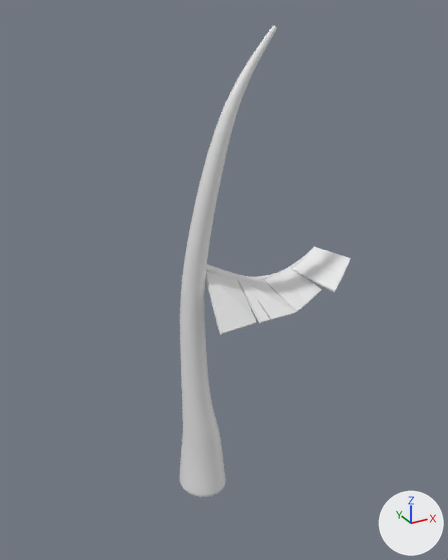
The Blender file AvA2/Assets/3DAssets/Trees/Trees.blend: old version first, new version second.
One viewpoint serves both versions: a 50 mm camera at (-7.55, -14.32, 14.52) aimed at (0.32, 0.0, 7.36). Every picture has the same lights, and +X, +Y and +Z are marked at lower right.

The scene before the commit, as lines of its bpy script (objects in view):
```python
ob_cube = bpy.data.objects.new('Cube', me_cube_001)
ob_cube.location = (0.33, -0.17, 6.82)
ob_cube.rotation_euler = (0.673, 0.332, 0.0947)  # degrees (39, 19, 5.4)
ob_cube.scale = (0.539, 1.0, 0.0508)
ob_cube_001 = bpy.data.objects.new('Cube.001', me_cube_002)
ob_cube_001.location = (1.4, -0.17, 6.43)
ob_cube_001.rotation_euler = (0.673, 0.332, 0.0947)  # degrees (39, 19, 5.4)
ob_cube_001.scale = (0.539, 1.0, 0.0508)
ob_cube_002 = bpy.data.objects.new('Cube.002', me_cube_004)
ob_cube_002.location = (2.58, 0.12, 6.6)
ob_cube_002.rotation_euler = (0.48, -0.184, -0.0411)  # degrees (28, -11, -2.4)
ob_cube_002.scale = (0.519, 0.635, 0.0374)
ob_cube_003 = bpy.data.objects.new('Cube.003', me_cube_005)
ob_cube_003.location = (3.69, 0.1, 7.01)
ob_cube_003.rotation_euler = (0.412, -0.574, 0.0602)  # degrees (24, -33, 3.4)
ob_cube_003.scale = (0.519, 0.635, 0.0374)
ob_cylinder = bpy.data.objects.new('Cylinder', me_cylinder)
ob_cylinder.location = (0.0, 0.0, 1.0)
ob_cylinder.scale = (0.462, 0.462, 1.0)
ob_cylinder_001 = bpy.data.objects.new('Cylinder.001', me_cylinder_002)
ob_cylinder_001.location = (2.39, 0.51, 7.03)
ob_cylinder_001.rotation_euler = (-0.00453, 1.899, -0.00495)  # degrees (-0.3, 109, -0.3)
ob_cylinder_001.scale = (0.0848, 0.0848, 2.81)
```
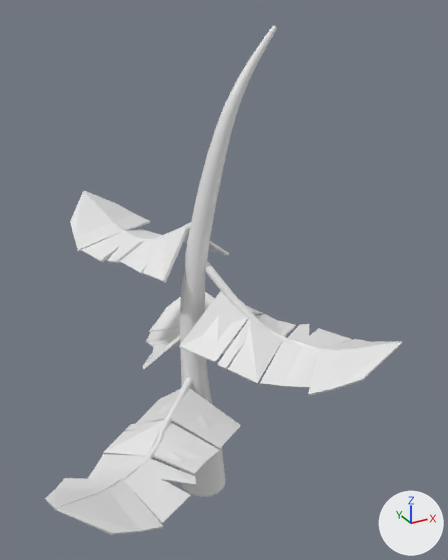
The change, as a diff of the scene's bpy script:
```diff
--- a/AvA2/Assets/3DAssets/Trees/Trees.blend.py
+++ b/AvA2/Assets/3DAssets/Trees/Trees.blend.py
@@ me_cube_002 @@
 # used by ob_cube_001; location = (1.4, -0.17, 6.43); rotation_euler = (0.673, 0.332, 0.0947), in degrees (39, 19, 5.4); scale = (0.539, 1.0, 0.0508)
-me_cube_002.from_pydata(...)  # 14 vertices, 9 faces; spans x -1.0..1.3, y -0.8..0.9, z -1.6..13.7
+me_cube_002.from_pydata(...)  # 382 vertices, 328 faces, 1 loose edge; spans x -2.7..2.8, y -0.8..2.6, z -0.6..1.4
+# me_cube_002 part 1: 14 vertices removed from x -1.0..1.3, y -0.8..0.9, z -1.6..13.7; 382 vertices added at x -2.7..2.8, y -0.8..2.6, z -0.6..1.4
@@ me_cube_004 @@
 # used by ob_cube_002; location = (2.58, 0.12, 6.6); rotation_euler = (0.48, -0.184, -0.0411), in degrees (28, -11, -2.4); scale = (0.519, 0.635, 0.0374)
-me_cube_004.from_pydata(...)  # 12 vertices, 10 faces; spans x -0.99..1.75, y -1.72..0.96, z -2.79..8.8
+me_cube_004.from_pydata(...)  # 382 vertices, 328 faces, 1 loose edge; spans x -2.68..2.85, y -0.84..2.56, z -0.56..1.4
+# me_cube_004 part 2: 12 vertices removed from x -0.99..1.75, y -1.72..0.96, z -2.79..8.8; 382 vertices added at x -2.68..2.85, y -0.84..2.56, z -0.56..1.4
@@ me_cube_005 @@
 # used by ob_cube_003; location = (3.69, 0.1, 7.01); rotation_euler = (0.412, -0.574, 0.0602), in degrees (24, -33, 3.4); scale = (0.519, 0.635, 0.0374)
-me_cube_005.from_pydata(...)  # 12 vertices, 10 faces; spans x -0.99..1.75, y -1.72..0.96, z -2.79..8.8
+me_cube_005.from_pydata(...)  # 382 vertices, 328 faces, 1 loose edge; spans x -2.43..3.1, y -1.74..1.66, z -1.0..0.96
+# me_cube_005 part 3: 12 vertices removed from x -0.99..1.75, y -1.72..0.96, z -2.79..8.8; 382 vertices added at x -2.43..3.1, y -1.74..1.66, z -1.0..0.96
@@ ob_cylinder_001 @@
-ob_cylinder_001 = bpy.data.objects.new('Cylinder.001', me_cylinder_002)
@@ ob_cube @@
-ob_cube = bpy.data.objects.new('Cube', me_cube_001)
@@ ob_cube_001 @@
 ob_cube_001 = bpy.data.objects.new('Cube.001', me_cube_002)
-ob_cube_001.location = (1.4, -0.17, 6.43)
-ob_cube_001.rotation_euler = (0.673, 0.332, 0.0947)  # degrees (39, 19, 5.4)
-ob_cube_001.scale = (0.539, 1.0, 0.0508)
+ob_cube_001.location = (-2.35, -1.85, 2.9)
+ob_cube_001.rotation_euler = (0.0114, 0.134, -2.625)  # degrees (0.7, 7.7, -150)
+ob_cube_001.scale = (1.1, -1.0, 1.0)
@@ ob_cube_002 @@
 ob_cube_002 = bpy.data.objects.new('Cube.002', me_cube_004)
-ob_cube_002.location = (2.58, 0.12, 6.6)
-ob_cube_002.rotation_euler = (0.48, -0.184, -0.0411)  # degrees (28, -11, -2.4)
-ob_cube_002.scale = (0.519, 0.635, 0.0374)
+ob_cube_002.location = (-0.19, 2.97, 4.18)
+ob_cube_002.rotation_euler = (-0.0265, 0.278, -5.207)  # degrees (-1.5, 16, -298)
+ob_cube_002.scale = (1.0, -1.0, 1.0)
@@ ob_cube_003 @@
 ob_cube_003 = bpy.data.objects.new('Cube.003', me_cube_005)
-ob_cube_003.location = (3.69, 0.1, 7.01)
-ob_cube_003.rotation_euler = (0.412, -0.574, 0.0602)  # degrees (24, -33, 3.4)
-ob_cube_003.scale = (0.519, 0.635, 0.0374)
+ob_cube_003.location = (-1.02, 2.43, 8.36)
+ob_cube_003.rotation_euler = (-0.0543, 0.0357, -4.347)  # degrees (-3.1, 2, -249)
+ob_cube_003.scale = (0.892, -0.892, 0.892)
@@ ob_cube_005 @@
+ob_cube_005 = bpy.data.objects.new('Cube.005', me_cube_006)  # 382 vertices, 328 faces, 1 loose edge; spans x -3.17..2.85, y -0.84..2.56, z -0.56..1.49
+ob_cube_005.location = (1.96, -1.63, 6.05)
+ob_cube_005.rotation_euler = (-0.0226, 0.169, -1.042)  # degrees (-1.3, 9.7, -60)
+ob_cube_005.scale = (1.0, -1.0, 1.0)
```

Boxes [x1, y1, x2, y2] around the edits, measured in the pictures (448 x 560 px):
'Cube.001', reshaped, moved, turned, rescaled
    before: [237, 278, 296, 323]
    after: [45, 378, 241, 535]
'Cube.005', added
    after: [179, 261, 403, 396]
'Cube.003', reshaped, moved, turned, rescaled
    before: [292, 247, 351, 292]
    after: [70, 190, 229, 283]
'Cube.002', reshaped, moved, turned, rescaled
    before: [264, 268, 322, 312]
    after: [142, 292, 242, 369]
'Cube', deleted
    before: [206, 272, 256, 335]
'Cylinder.001', deleted
    before: [206, 247, 314, 280]
